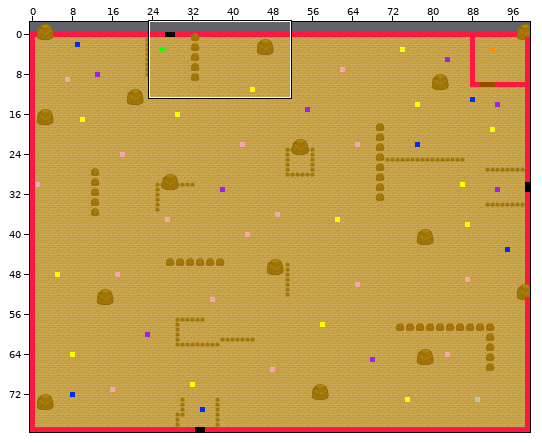
Level history. Tiled map: TiledMap/Ruin1/FloorInfo/ruin1_map_tiled_info.tmx. The first picture is a wide view before the edit; the outline marks the close-up.
Close-up. Earlier state:
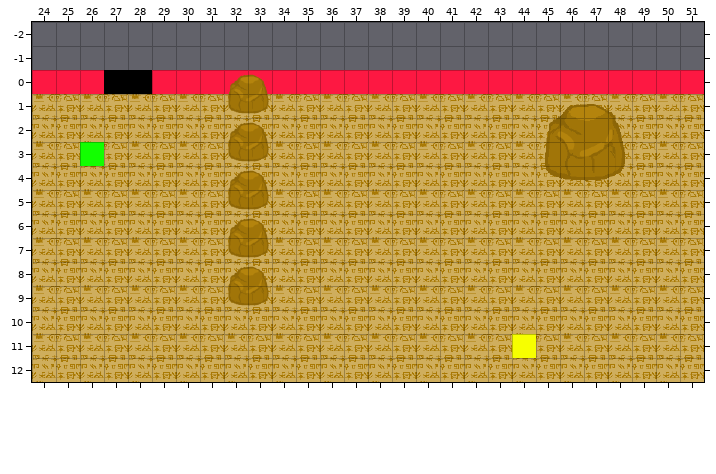
Cells are 32x32 px. Shown: x 24..51, y -2..12. The commit also changed other parts of the map, which this record leaves out.
The same view after the edit:
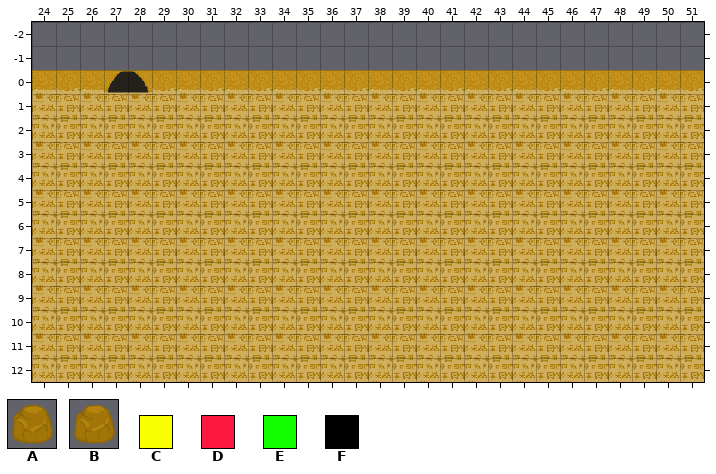
Key: from "ruin1_obstacles": A 2 "Rock_2_64_64", B 3 "Rock_3_128_128", C 101 "YELLOW", D 1000 "RED", E 1001 "GREEN", F 1003 "BLACK".
_ is an empty cell.
From old to new:
{"where": "layer \"ruin1_obstacles\" (now hidden)"}
{"y":0,"x":24,"old":"DDDFFDDDDDDDDDDDDDDDDDDDDDDD","new":"____________________________"}
{"y":1,"x":32,"old":"A","new":"_"}
{"y":3,"x":26,"old":"E","new":"_"}
{"y":3,"x":32,"old":"A","new":"_"}
{"y":4,"x":45,"old":"B","new":"_"}
{"y":5,"x":32,"old":"A","new":"_"}
{"y":7,"x":32,"old":"A","new":"_"}
{"y":9,"x":32,"old":"A","new":"_"}
{"y":11,"x":44,"old":"C","new":"_"}
